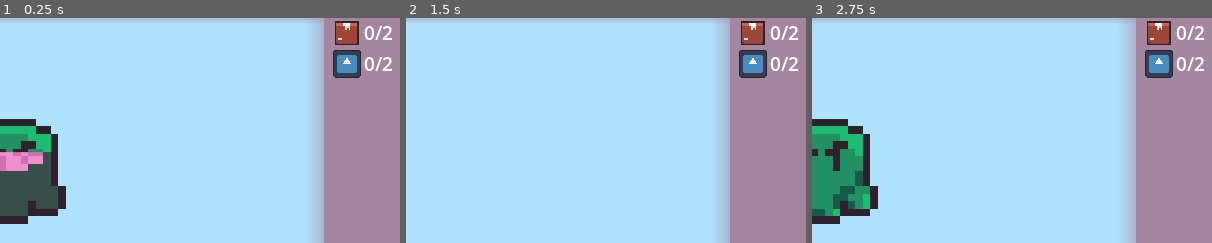
Above: before the commit, frames 1-3 (left to right).
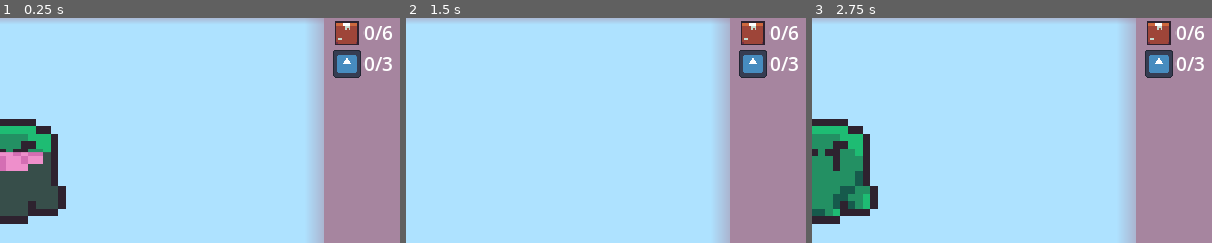
Above: after the commit, the same moments.

Repository: FixelDev/inside-out-inc
Game: Godot game, scene res://scenes/game/game.tscn
Same seed, same stepped clock (60 frames per second), same inputs: the game is played once before the commit and once after it. The engine's default icon, where the game draws it, is replaced by a stand-in: a white triangle on a blue panel in a dark square.
Inputs (mouse positions are % of the whole screen's width and height, from its top left):
- Up to frame 1 (0.25 s): no input
- Up to frame 2 (1.5 s): click "ACCEPT" at 0.5 s; tap Enter at 1.25 s; move the mouse to (72, 45) at 1.27 s
- Up to frame 3 (2.75 s): tap Space at 2 s; move the mouse to (30, 55) at 2.02 s
The pictures show only the part of the screen within x 49-99%, y 6-56%; the shares and areas given below are measured in that part.

The runs differ from the first frame. In frame 1, 0.2% of the frame differs, in the area x 95-98%, y 3-24%; in frame 2, 0.2%; in frame 3, 0.2%.

Commit message:
Added stats for counting packages and strikes and ability to update their ui

Diff:
--- /dev/null
+++ b/globals/globals.gd
@@ -0,0 +1,31 @@
+extends Node
+
+signal stats_changed()
+
+var packages_count: int:
+	set(value):
+		packages_count = value
+		stats_changed.emit()
+	get:
+		return packages_count
+
+var packages_current_count: int:
+	set(value):
+		packages_current_count = value
+		stats_changed.emit()
+	get:
+		return packages_current_count
+
+var strikes_count: int:
+	set(value):
+		strikes_count = value
+		stats_changed.emit()
+	get:
+		return strikes_count
+
+var strikes_current_count: int:
+	set(value):
+		strikes_current_count = value
+		stats_changed.emit()
+	get:
+		return strikes_current_count
--- a/project.godot
+++ b/project.godot
@@ -15,6 +15,10 @@
 config/features=PackedStringArray("4.2", "Forward Plus")
 config/icon="res://icon.svg"
 
+[autoload]
+
+Globals="*res://globals/globals.gd"
+
 [display]
 
 window/size/viewport_width=1280
--- a/scenes/game/game.gd
+++ b/scenes/game/game.gd
@@ -15,6 +15,10 @@
 
 func _ready() -> void:
 	spawn_package()
+	Globals.packages_count = 6
+	Globals.packages_current_count = 0
+	Globals.strikes_count = 3
+	Globals.strikes_current_count = 0
 
 func _process(delta) -> void:
 	pass
--- a/scenes/game/game.tscn
+++ b/scenes/game/game.tscn
@@ -14,6 +14,7 @@
 [ext_resource type="Script" path="res://entities/emergency_module/emergency_keypad_panel/emergency_keypad_panel.gd" id="6_pw2re"]
 [ext_resource type="Script" path="res://entities/emergency_crate/emergency_crate.gd" id="7_fli0l"]
 [ext_resource type="PackedScene" uid="uid://vvlem36g7n7g" path="res://entities/emergency_module/emergency_keypad_panel/number_button.tscn" id="7_qrn5g"]
+[ext_resource type="Script" path="res://ui/stats_container/stats_container.gd" id="9_f07pv"]
 [ext_resource type="Texture2D" uid="uid://dpgjmrl5uuvo8" path="res://entities/packages/box/graphics/box.png" id="9_j1wal"]
 
 [sub_resource type="StyleBoxFlat" id="StyleBoxFlat_4i6qj"]
@@ -264,6 +265,7 @@
 offset_right = -20.0
 offset_bottom = 183.0
 grow_horizontal = 0
+script = ExtResource("9_f07pv")
 
 [node name="PackagesCounterCotainer" type="HBoxContainer" parent="UI/StatsContainer"]
 layout_mode = 2
@@ -274,6 +276,7 @@
 expand_mode = 2
 
 [node name="PackagesCounterLabel" type="Label" parent="UI/StatsContainer/PackagesCounterCotainer"]
+unique_name_in_owner = true
 layout_mode = 2
 theme_override_font_sizes/font_size = 31
 text = "0/2"
@@ -286,7 +289,8 @@
 texture = ExtResource("4_o65ey")
 expand_mode = 2
 
-[node name="PackagesCounterLabel" type="Label" parent="UI/StatsContainer/StrikesCounterCotainer"]
+[node name="StrikesCounterLabel" type="Label" parent="UI/StatsContainer/StrikesCounterCotainer"]
+unique_name_in_owner = true
 layout_mode = 2
 theme_override_font_sizes/font_size = 31
 text = "0/2"
--- /dev/null
+++ b/ui/stats_container/stats_container.gd
@@ -0,0 +1,13 @@
+extends VBoxContainer
+
+@onready var packages_counter_label: Label = %PackagesCounterLabel
+@onready var strikes_counter_label: Label = %StrikesCounterLabel
+
+
+func _ready() -> void:
+	Globals.stats_changed.connect(_on_stats_changed)
+
+
+func _on_stats_changed() -> void:
+	packages_counter_label.text = str(Globals.packages_current_count) + "/" + str(Globals.packages_count)
+	strikes_counter_label.text = str(Globals.strikes_current_count) + "/" + str(Globals.strikes_count)
Not shown: 1 places in scenes/game/game.tscn that only renumber resources
